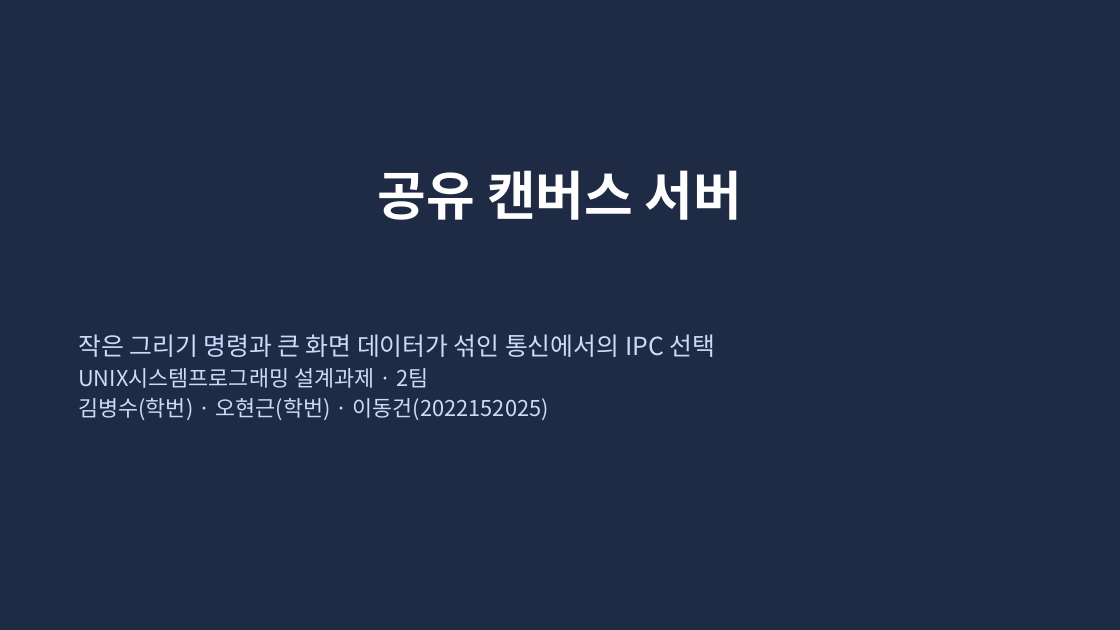
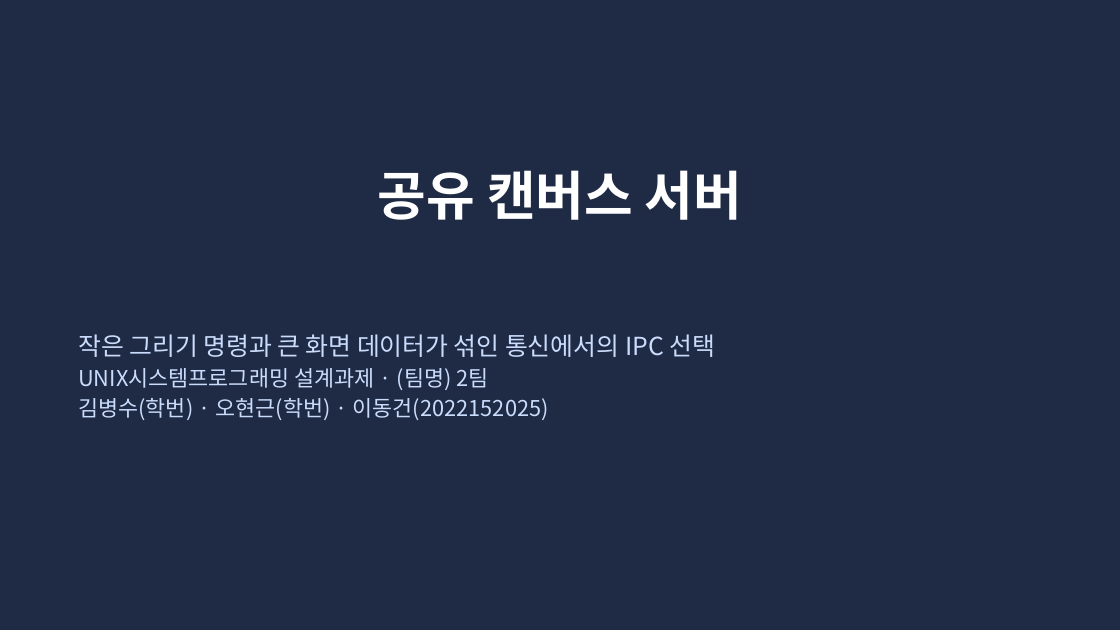
Before and after one commit to unix-ipc-canvas/canvas, a slide deck: slide 1 of docs/submission/presentation.pptx. Drawn at 1120x630 pixels with LibreOffice and Linux fonts; fonts in the diff are those of the drawing. Boxes give left, top, right and bottom in pixels: in the first picture for what was removed or moved away, otherwise in the second. Text is boxed around its words. In the diff, an @@ line names an element or a change of style, - is before the commit and + after.

Commit message:
docs: 요구사항·설계·제출 보고서 및 발표자료 최종 정비
- MAX_CLIENTS=256, HELLO 방 검증·바인딩, N-6 확정 내용을 명세·README·readme.txt에 반영
- 최종보고서 1단계 표(1KB 행·msg/s), 2단계 표 6-2(MB/s·nivcsw·VmRSS), X11·Wayland 출처, 9.2절 AI 대화 기록 수록
- 발표자료(presentation.pptx)와 대본(script.md)의 검증 항목 수·결함 건수 동기화

```diff
--- a/docs/submission/presentation.pptx
+++ b/docs/submission/presentation.pptx
@@ text at (x1=78, y1=368, x2=488, y2=390): text changed @@
-UNIX시스템프로그래밍 설계과제 · 2팀
+UNIX시스템프로그래밍 설계과제 · (팀명) 2팀
```
Also in this commit, not shown: 3 other slides changed, 11 other files.
